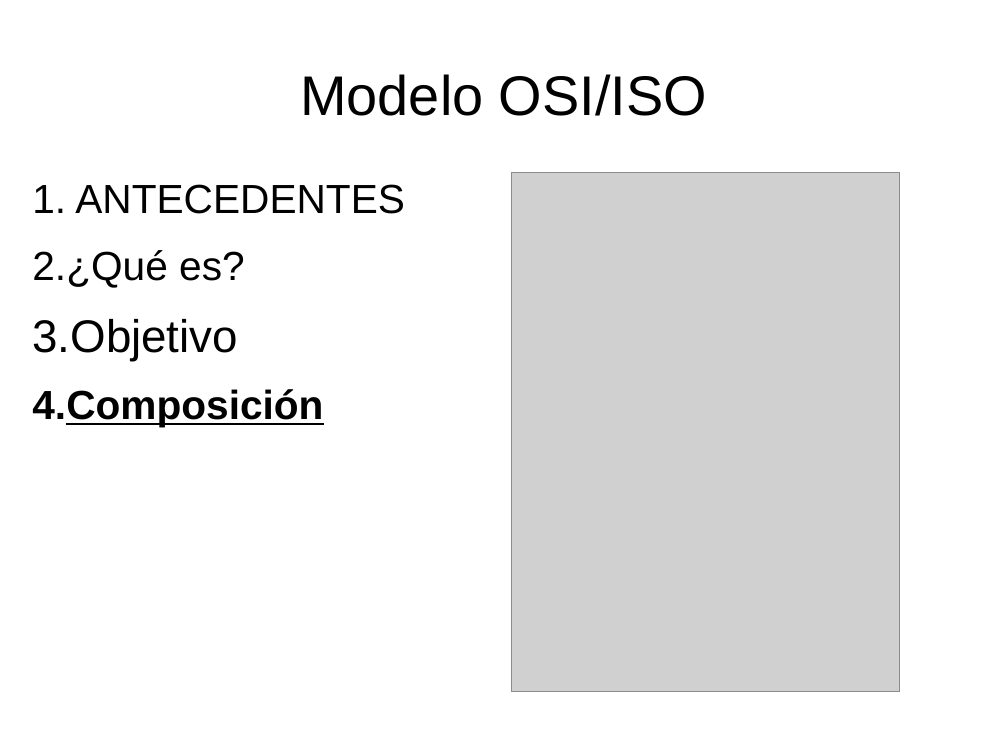
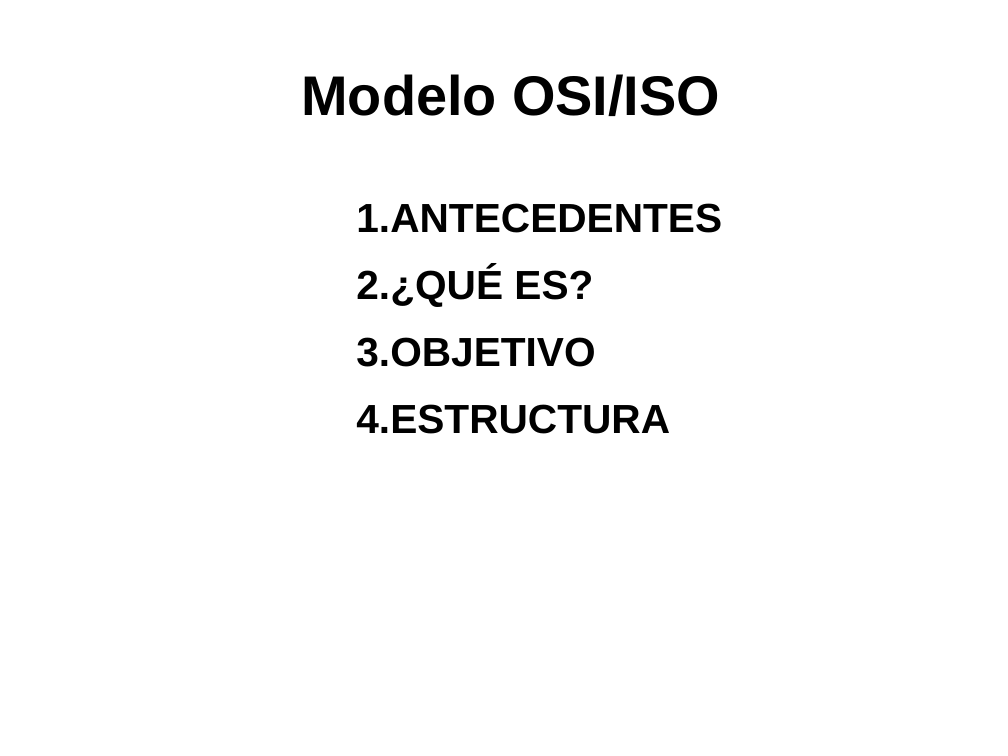
Before and after one commit to q92helea/Pechackucha, a slide deck: slide 1 of Pechakucha.odp (slide 7 before the commit). Drawn at 1008x756 pixels with LibreOffice and Linux fonts; fonts in the diff are those of the drawing; grey boxes stand for pictures. Boxes give left, top, right and bottom in pixels: in the first picture for what was removed or moved away, otherwise in the second. Text is boxed around its words. In the diff, an @@ line names an element or a change of style, - is before the commit and + after.

```diff
--- a/Pechakucha.odp
+++ b/Pechakucha.odp
@@ title "Modelo OSI/ISO" at <box>301,74,720,116</box>: bold on @@
@@ picture removed at <box>511,173,900,692</box> @@
@@ text "ANTECEDENTES": place and size @@
-text "ANTECEDENTES" at <box>32,184,405,427</box>
+text "ANTECEDENTES" at <box>356,203,722,434</box>
@@ text at <box>356,203,722,233</box>: bold on in "ANTECEDENTES" @@
@@ text at <box>356,267,670,434</box>: text changed; bold on @@
-2. ¿Qué es?
-3. Objetivo
-4. Composición
+2. ¿QUÉ ES?
+3. OBJETIVO
+4. ESTRUCTURA
```
Also in this commit, not shown: 15 other slides changed, 2 slides added, 1 slide removed, 1 other file.
